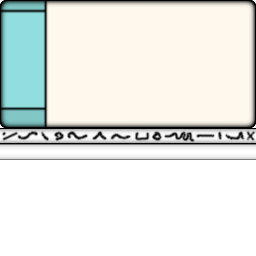
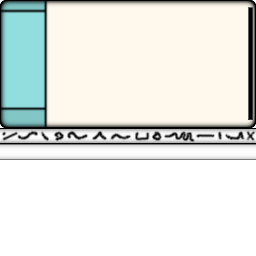
Layers edited between the first and the second 256 × 256 image:
added layer "Layer #12" in group "Layer Group" over box(248, 7, 253, 120)
